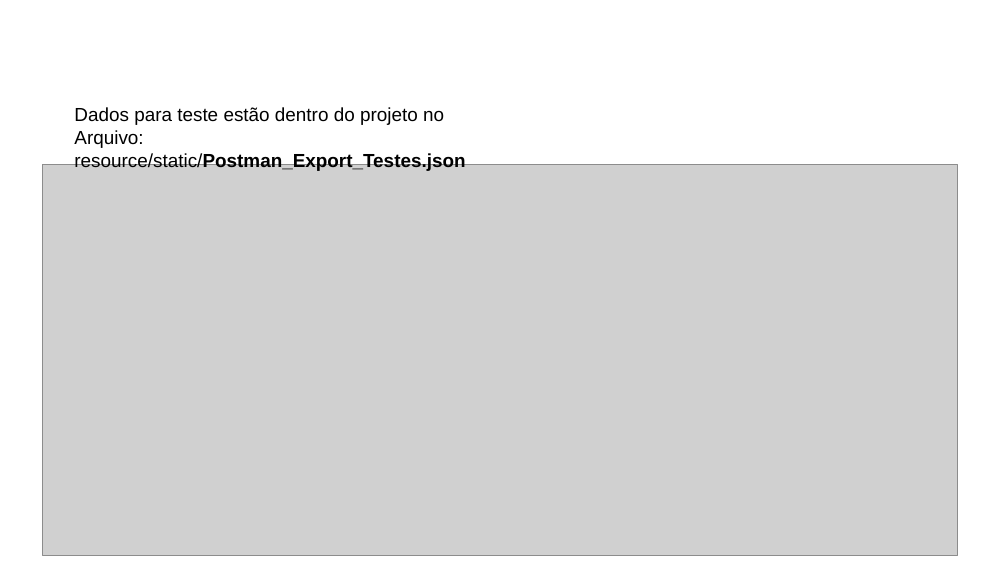
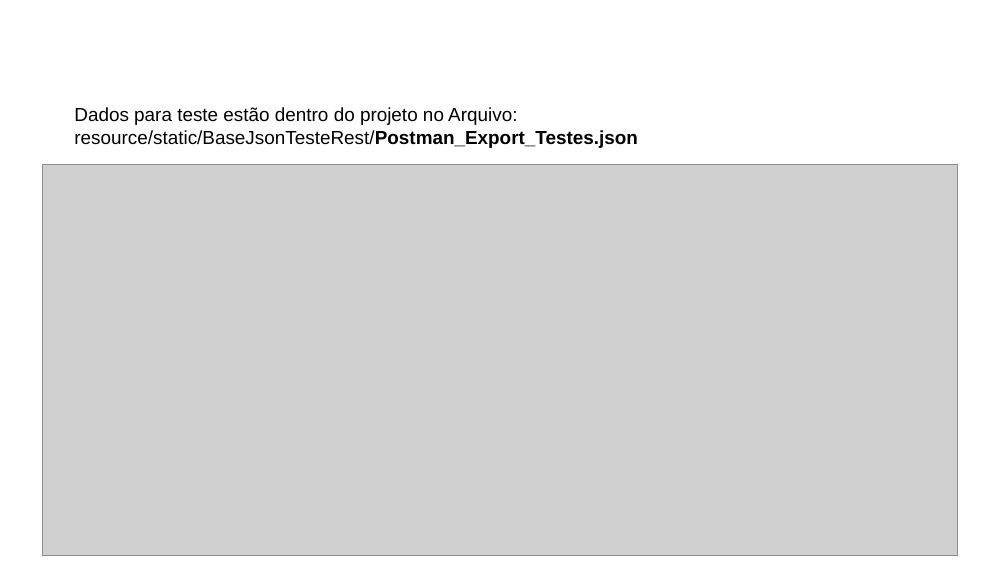
Before and after one commit to michelmontenegro/projeto, a slide deck: slide 13 of src/main/resources/static/ArquiteturaProjeto/ArquiteturaModeloProjetoSpringBoot.pptx (slide 12 before the commit). Drawn at 1008x567 pixels with LibreOffice and Linux fonts; fonts in the diff are those of the drawing; grey boxes stand for pictures; background and template pictures are left out. Boxes give left, top, right and bottom in pixels: in the first picture for what was removed or moved away, otherwise in the second. Text is boxed around its words. In the diff, an @@ line names an element or a change of style, - is before the commit and + after.

```diff
--- a/src/main/resources/static/ArquiteturaProjeto/ArquiteturaModeloProjetoSpringBoot.pptx
+++ b/src/main/resources/static/ArquiteturaProjeto/ArquiteturaModeloProjetoSpringBoot.pptx
@@ text at <box>74,107,637,148</box>: text changed @@
-Dados para teste estão dentro do projeto no Arquivo:
-resource/static/Postman_Export_Testes.json
+Dados para teste estão dentro do projeto no Arquivo:
+resource/static/BaseJsonTesteRest/Postman_Export_Testes.json
```
Also in this commit, not shown: 2 other slides changed, 1 slide added, 1 other file.
